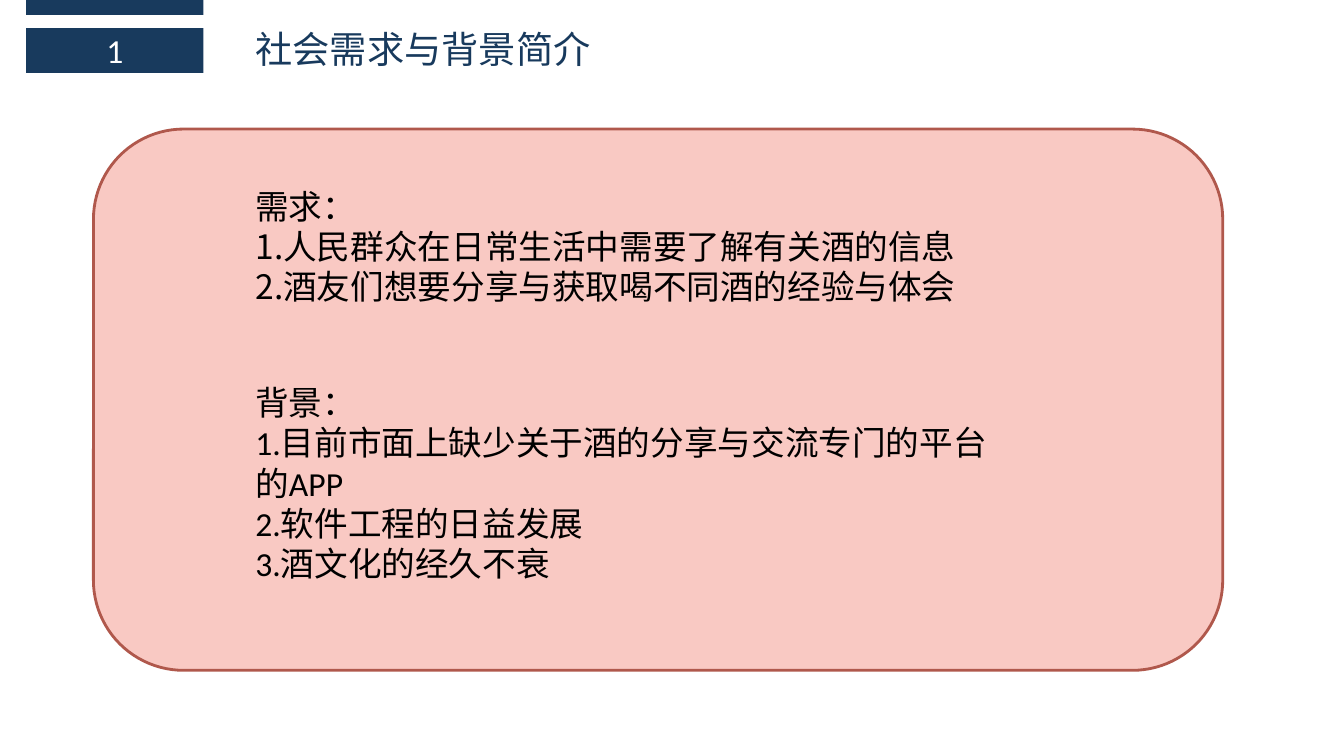
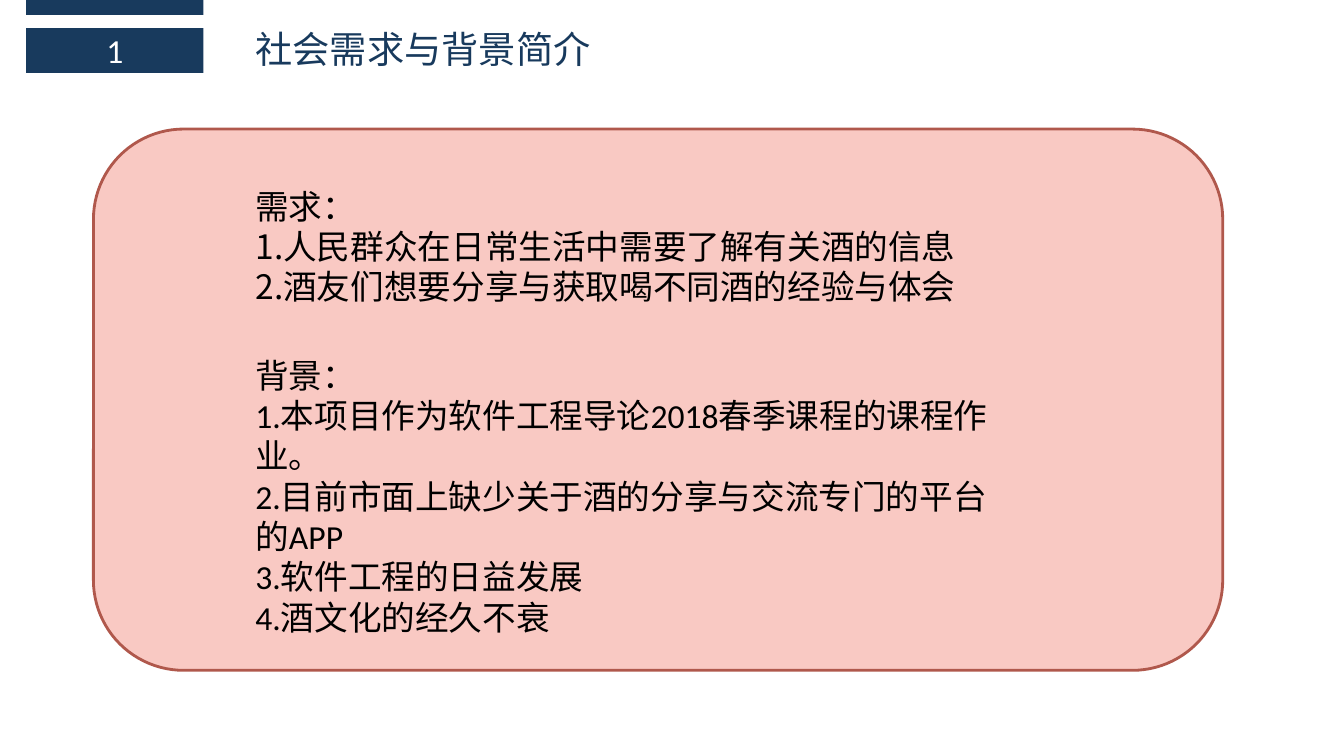
Before and after one commit to boboHh/Wine-APP, a slide deck: slide 12 of SE2018春-G17-项目计划PPT.pptx (slide 13 before the commit). Drawn at 1344x756 pixels with LibreOffice and Linux fonts; fonts in the diff are those of the drawing. Boxes give left, top, right and bottom in pixels: in the first picture for what was removed or moved away, otherwise in the second. Text is boxed around its words. In the diff, an @@ line names an element or a change of style, - is before the commit and + after.

```diff
--- a/SE2018春-G17-项目计划PPT.pptx
+++ b/SE2018春-G17-项目计划PPT.pptx
@@ text "背景：": place and size @@
-text "背景：" at [255, 386, 986, 579]
+text "背景：" at [255, 359, 987, 633]
@@ text at [255, 401, 987, 633]: text changed @@
-1.目前市面上缺少关于酒的分享与交流专门的平台的APP
-2.软件工程的日益发展
-3.酒文化的经久不衰
+1.本项目作为软件工程导论2018春季课程的课程作业。
+2.目前市面上缺少关于酒的分享与交流专门的平台的APP
+3.软件工程的日益发展
+4.酒文化的经久不衰
```
Also in this commit, not shown: 6 other slides changed, 1 slide removed.
